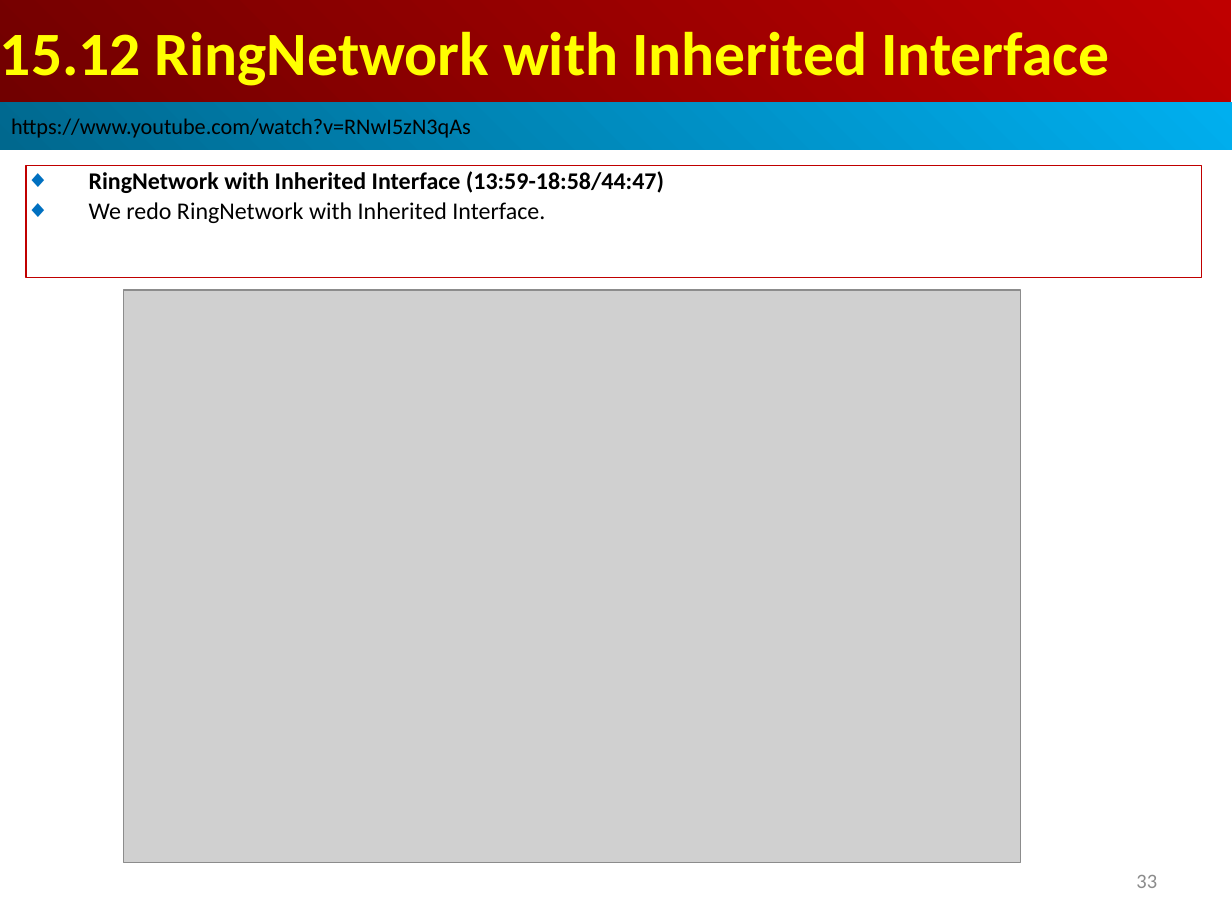
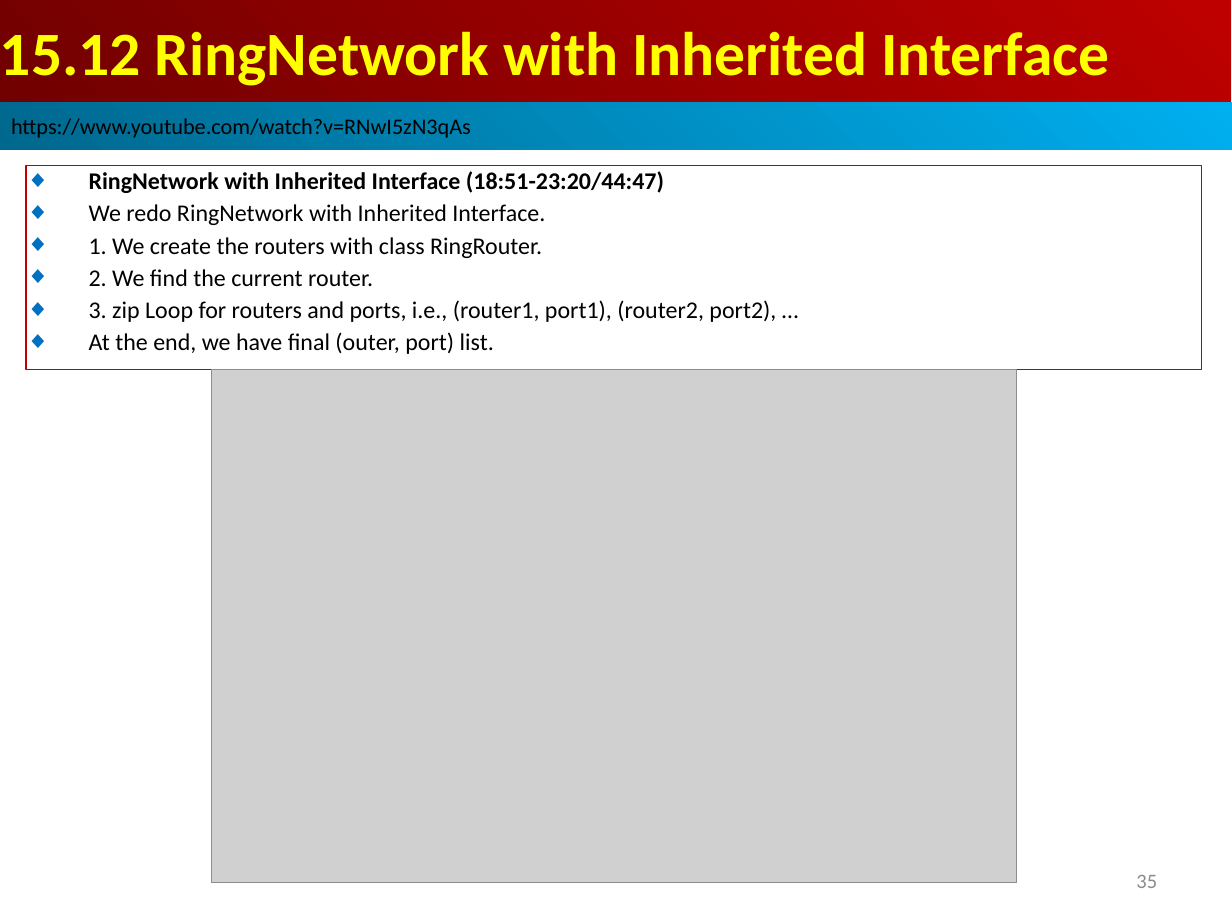
Before and after one commit to peterhchen/AIU_CS800_Chisel, a slide deck: slide 35 of 500_UCSC_HWD/015_Network/000_Video/015.Network.ppt (slide 33 before the commit). Drawn at 1232x924 pixels with LibreOffice and Linux fonts; fonts in the diff are those of the drawing; grey boxes stand for pictures. Boxes give left, top, right and bottom in pixels: in the first picture for what was removed or moved away, otherwise in the second. Text is boxed around its words. In the diff, an @@ line names an element or a change of style, - is before the commit and + after.

```diff
--- a/500_UCSC_HWD/015_Network/000_Video/015.Network.ppt
+++ b/500_UCSC_HWD/015_Network/000_Video/015.Network.ppt
@@ rectangle "RingNetwork with Inherited Interface (18:51-23:20/44:47)" resized from (x1=26, y1=166, x2=1201, y2=277) to (x1=26, y1=166, x2=1201, y2=370) @@
@@ text in rectangle at (x1=89, y1=171, x2=664, y2=193): text changed @@
-◆ RingNetwork with Inherited Interface (13:59-18:58/44:47)
+◆ RingNetwork with Inherited Interface (18:51-23:20/44:47)
@@ text in rectangle at (x1=89, y1=204, x2=545, y2=225): more space between paragraphs @@
@@ text in rectangle at (x1=89, y1=237, x2=776, y2=354): paragraphs added @@
+◆ 1. We create the routers with class RingRouter.
+◆ 2. We find the current router.
+◆ 3. zip Loop for routers and ports, i.e., (router1, port1), (router2, port2), …
+◆ At the end, we have final (outer, port) list.
@@ picture resized from (x1=123, y1=290, x2=1020, y2=862) to (x1=212, y1=370, x2=1016, y2=883) @@
@@ page number at (x1=1136, y1=875, x2=1157, y2=888): text changed @@
-33
+35
```
Also in this commit, not shown: 33 other slides changed, 32 slides added.
